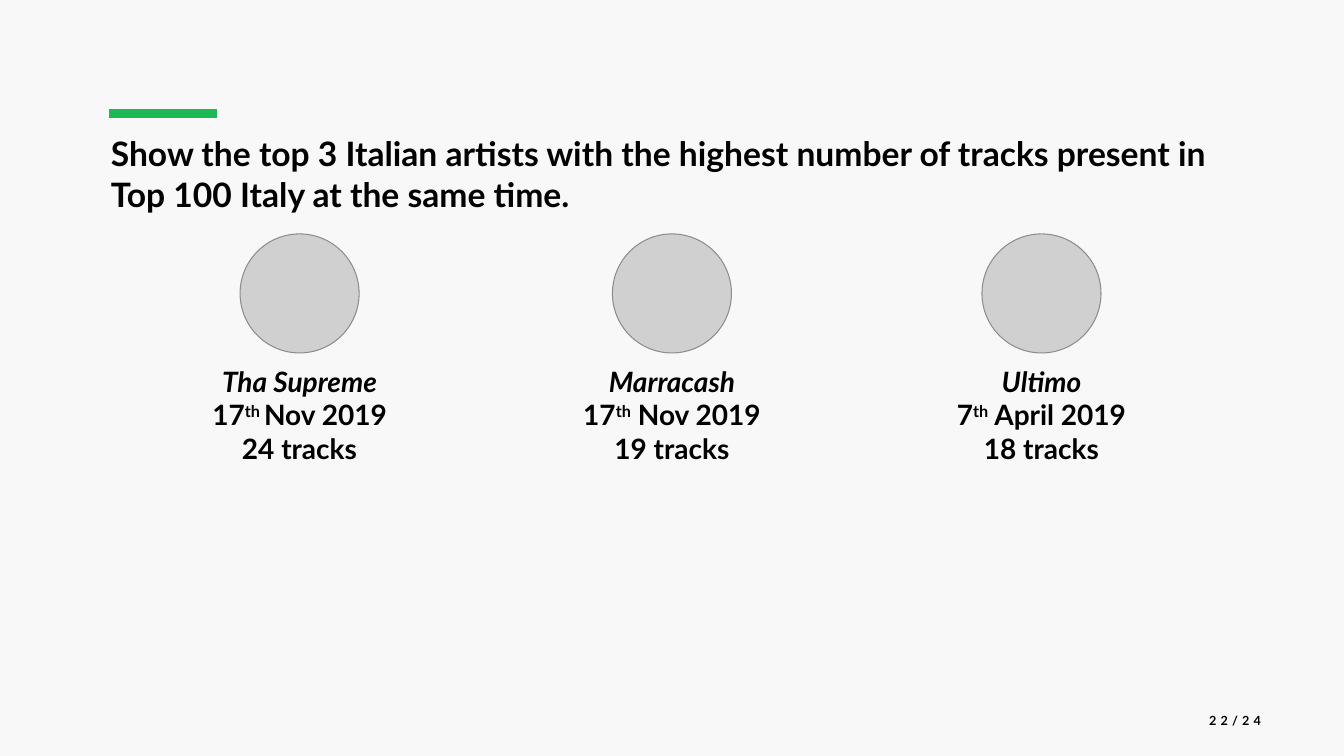
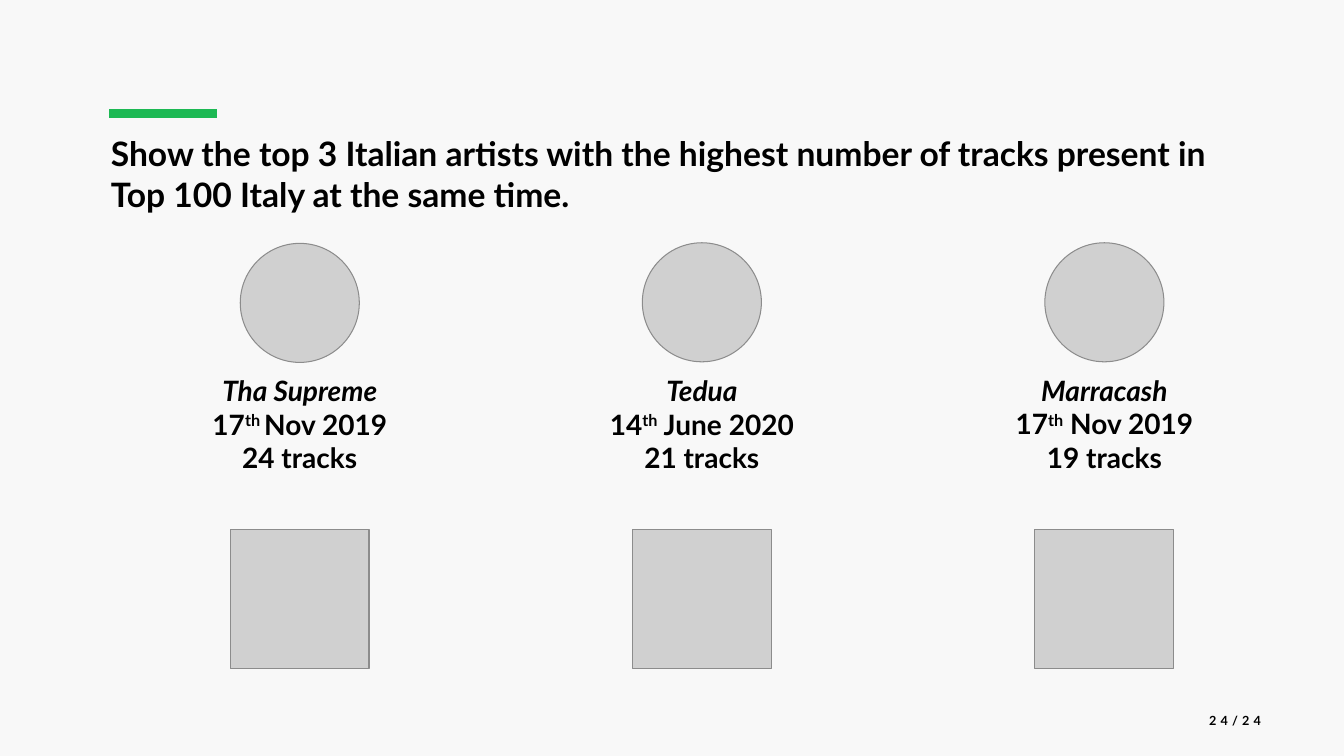
Before and after one commit to luca-martinelli-09/spotify-pg, a slide deck: slide 24 of slides/Spotify_Presentation.pptx (slide 22 before the commit). Drawn at 1344x756 pixels with LibreOffice and Linux fonts; fonts in the diff are those of the drawing; grey boxes stand for pictures. Boxes give left, top, right and bottom in pixels: in the first picture for what was removed or moved away, otherwise in the second. Text is boxed around its words. In the diff, an @@ line names an element or a change of style, - is before the commit and + after.

```diff
--- a/slides/Spotify_Presentation.pptx
+++ b/slides/Spotify_Presentation.pptx
@@ picture removed at [982,234,1101,353] @@
@@ picture: place and size @@
-picture at [240,234,359,353]
+picture at [240,243,359,362]
@@ picture added at [642,243,761,362] @@
@@ picture: place and size @@
-picture at [613,234,732,353]
+picture at [1046,243,1165,362]
@@ text "Tha Supreme": place and size @@
-text "Tha Supreme" at [222,371,387,460]
+text "Tha Supreme" at [222,380,387,469]
@@ text at [644,380,794,469]: text changed @@
-Ultimo
-7th April 2019
-18 tracks
+Tedua
+14th June 2020
+21 tracks
@@ text "Marracash": place and size @@
-text "Marracash" at [609,371,761,460]
+text "Marracash" at [1041,380,1193,469]
@@ picture added at [230,530,369,669] @@
@@ picture added at [632,530,771,669] @@
@@ picture added at [1035,530,1175,669] @@
@@ page number at [1209,715,1261,726]: text changed @@
-22/24
+24/24
```
Also in this commit, not shown: 4 other slides changed, 3 slides added, 2 slides removed, 1 other file.
